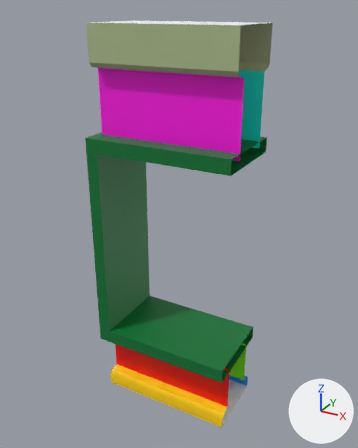
Two versions of the FBX model ABigMess/Assets/Models/HouseBuilding/Wall_window_right.fbx, one commit apart.
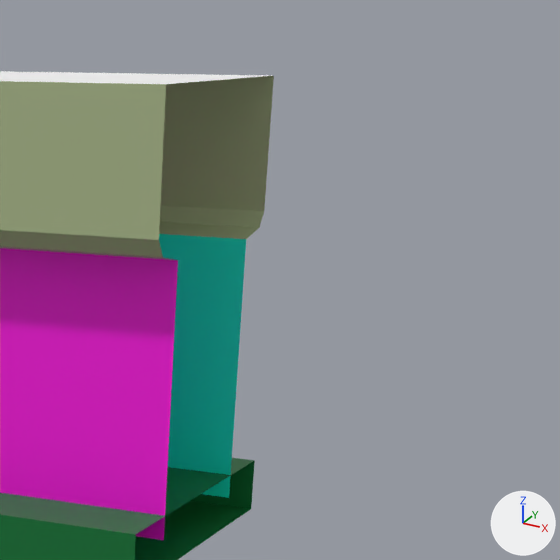
Each version is shown whole from a 50 mm lens placed at (1.55, -2.81, 2.84), pointed at (-0.01, 0.03, 1.42), then close up on the part from 53% to 100% of the width and 0% to 37% of the height. The axes (+X, +Y, +Z) are drawn at lower right. The lights are the same throughout. Where no turn or scale is listed for an object, it has been applied to the vertices.

The first close-up shows 'wall_Window_right'.
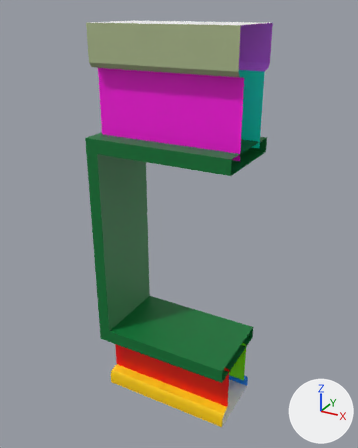
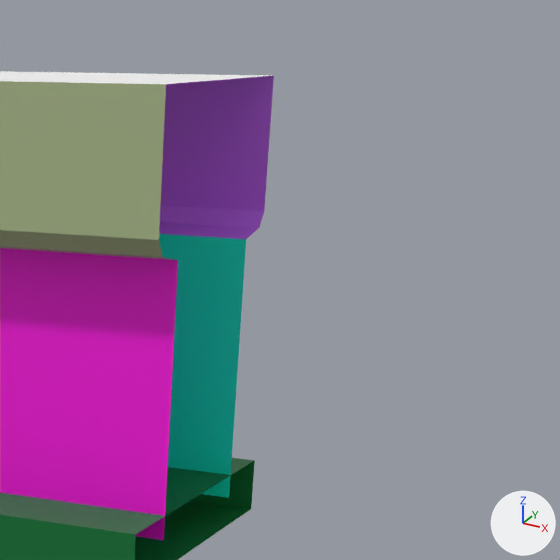
Commit message: [FIX] Walls (again) + [ADD] Brickwall

Edits to the bpy script that builds the scene:
```text
Add mat_violet1:
    mat_violet1 = principled_material('violet1')
    mat_violet1.base_color = (0.596, 0.156, 1.0)  # purple #cb6eff
Change me_mesh:
    where me_mesh.from_pydata(...)  # 72 vertices, 42 faces; spans x -0.54..0.5, y -0.29..0.29, z 0.0..2.75
    used by ob_wall_window_right; location = (0.0, 0.0, 0.0)
    me_mesh part 1: all 3 faces centred in x 0.0, y 0.2..0.25, z 2.49..2.64 switch from mat_kakhi (green #adbc8e) to mat_violet1 (purple #cb6eff)
```

Where the change shows, as pixel boxes [x1, y1, x2, y2] in the close-ups (560 x 560 px):
part 1 of me_mesh, recoloured (green to purple): [159, 76, 274, 239] in both
